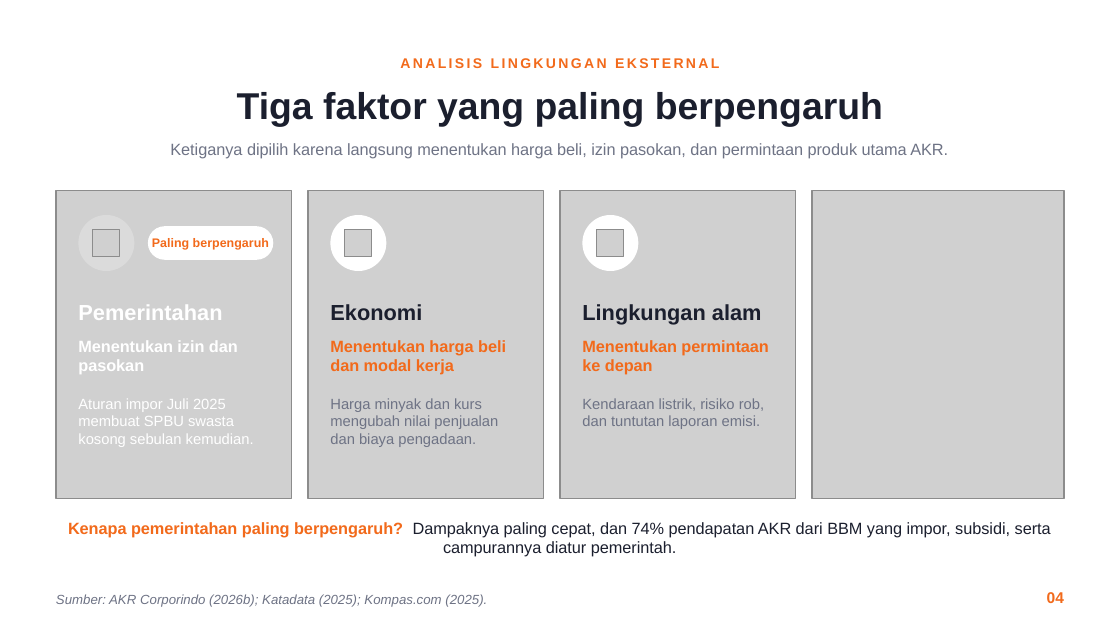
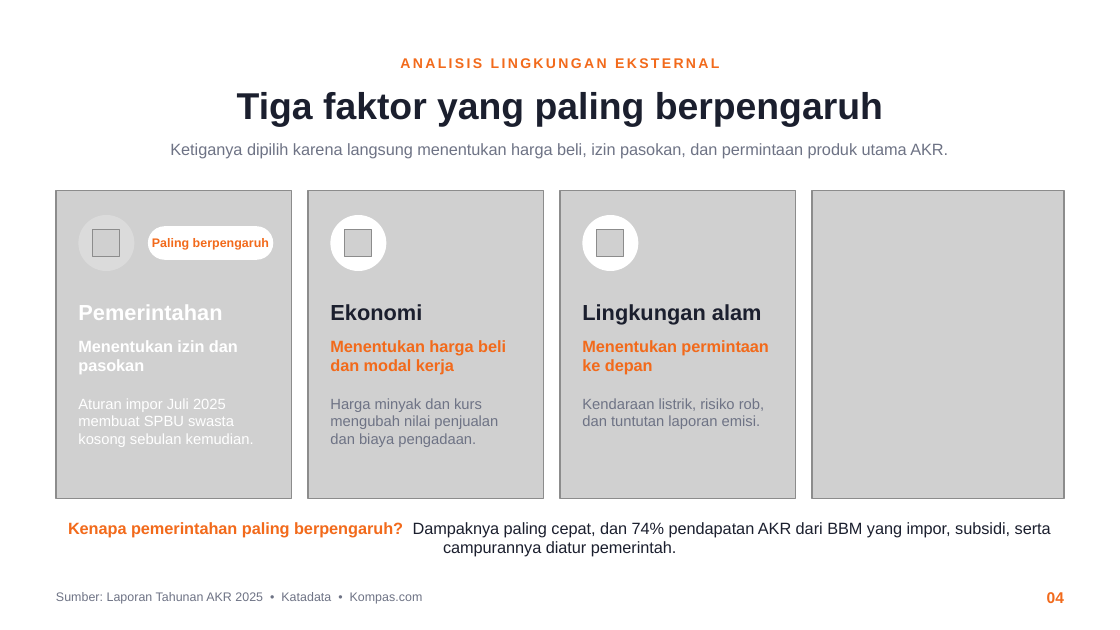
Before and after one commit to aslihabnuri/Dom-Manipulation, a slide deck: slide 4 of output-paper-GBE/Presentasi GBE - Aulia Sisca Rahmadiyanti - SEMBA 51A - PT AKR Corporindo Tbk.pptx. Drawn at 1120x630 pixels with LibreOffice and Linux fonts; fonts in the diff are those of the drawing; grey boxes stand for pictures; background and template pictures are left out. Boxes give left, top, right and bottom in pixels: in the first picture for what was removed or moved away, otherwise in the second. Text is boxed around its words. In the diff, an @@ line names an element or a change of style, - is before the commit and + after.

```diff
--- a/output-paper-GBE/Presentasi GBE - Aulia Sisca Rahmadiyanti - SEMBA 51A - PT AKR Corporindo Tbk.pptx
+++ b/output-paper-GBE/Presentasi GBE - Aulia Sisca Rahmadiyanti - SEMBA 51A - PT AKR Corporindo Tbk.pptx
@@ text at [56,592,423,604]: text changed; size 8.5 to 8 pt; italic off @@
-Sumber: AKR Corporindo (2026b); Katadata (2025); Kompas.com (2025).
+Sumber: Laporan Tahunan AKR 2025 • Katadata • Kompas.com
```
Also in this commit, not shown: 8 other slides changed, 1 slide added, 1 slide removed, 3 other files.
